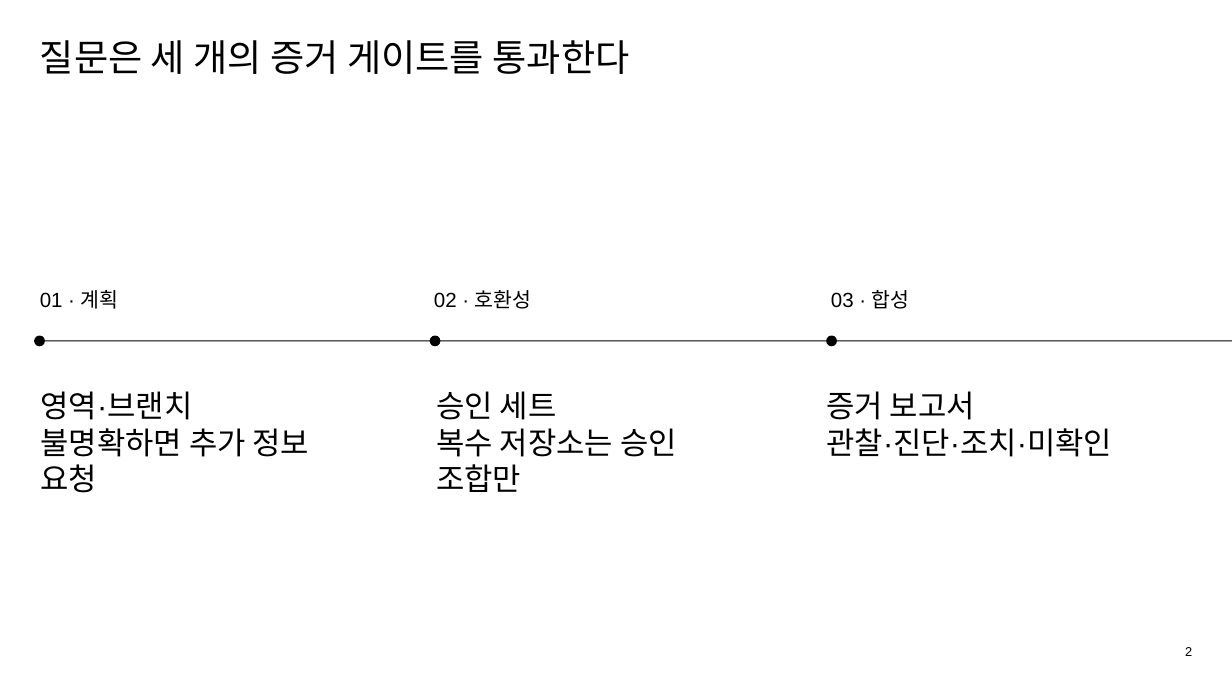
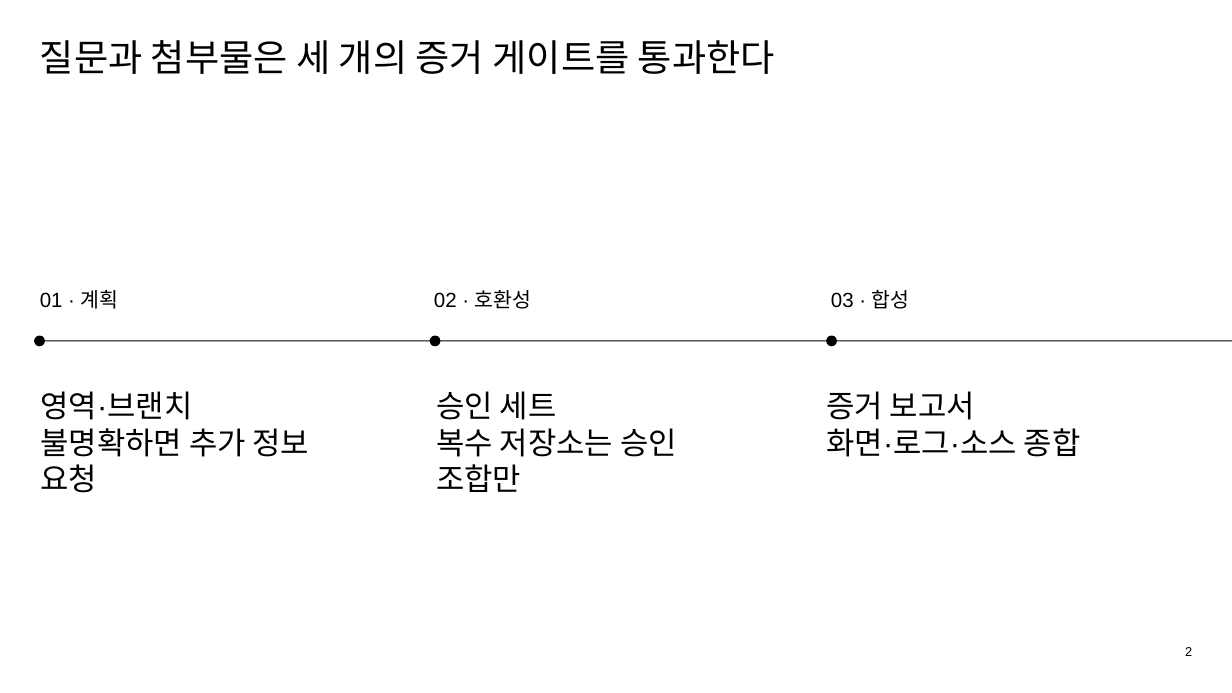
Before and after one commit to ablecloud-team/ablestack-techflow, a slide deck: slide 2 of output/presentation/techflow-assist-multimodal.pptx. Drawn at 1232x693 pixels with LibreOffice and Linux fonts; fonts in the diff are those of the drawing. Boxes give left, top, right and bottom in pixels: in the first picture for what was removed or moved away, otherwise in the second. Text is boxed around its words. In the diff, an @@ line names an element or a change of style, - is before the commit and + after.

Commit message:
feat: 로그·압축 로그 Assist 증거 처리 보완

```diff
--- a/output/presentation/techflow-assist-multimodal.pptx
+++ b/output/presentation/techflow-assist-multimodal.pptx
@@ text at (x1=40, y1=40, x2=775, y2=74): text changed @@
-질문은 세 개의 증거 게이트를 통과한다
+질문과 첨부물은 세 개의 증거 게이트를 통과한다
@@ text at (x1=826, y1=428, x2=1081, y2=457): text changed @@
-관찰·진단·조치·미확인
+화면·로그·소스 종합
```
Also in this commit, not shown: 6 other slides changed, 1 slide added, 26 other files.
